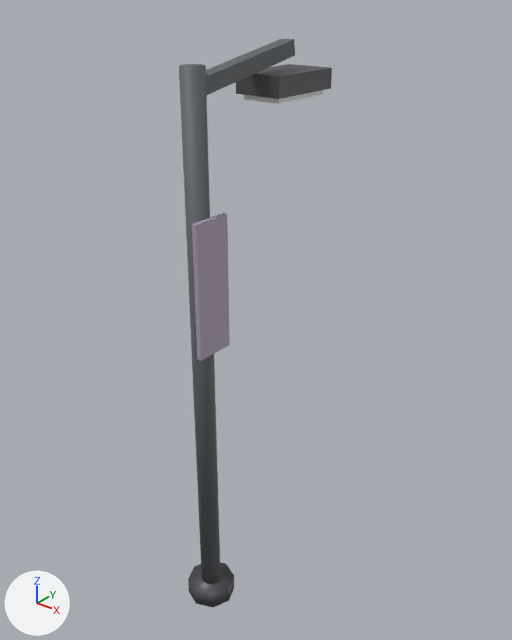
A saved change to the Blender file assets/source/prop_streetlight.blend.
Camera for both pictures: a camera (50 mm lens) standing at (3.49, -3.68, 5.34) and looking at (0.0, 0.68, 2.64). The lights are fixed; the arrows at lower left show +X, +Y and +Z. The older version comes first.

Script lines for the objects in view, before the commit:
```python
mat_ns_body_dark = principled_material('ns_body_dark')
mat_ns_body_dark.base_color = (0.13, 0.14, 0.15)  # dark grey #65696c
mat_ns_body_dark.metallic = 0.18
mat_ns_body_dark.roughness = 0.62
me_prop_streetlight_mesh = bpy.data.meshes.new('prop_streetlight_mesh')
me_prop_streetlight_mesh.from_pydata(...)  # 64 vertices, 44 faces; spans x -0.22..0.22, y -0.22..1.4, z 0.0..4.9
# faces by material slot: [16, 16, 6, 6]
me_prop_streetlight_mesh.materials.append(mat_ns_body_dark)  # dark grey #65696c
me_prop_streetlight_mesh.materials.append(mat_ns_trim)  # dark grey #555559
me_prop_streetlight_mesh.materials.append(mat_ns_energy_white)  # white #ecedec
me_prop_streetlight_mesh.materials.append(mat_ns_energy_violet)  # grey #ad9eb5
ob_prop_streetlight = bpy.data.objects.new('prop_streetlight', me_prop_streetlight_mesh)
ob_prop_streetlight.location = (0.0, 0.0, 0.0)
```
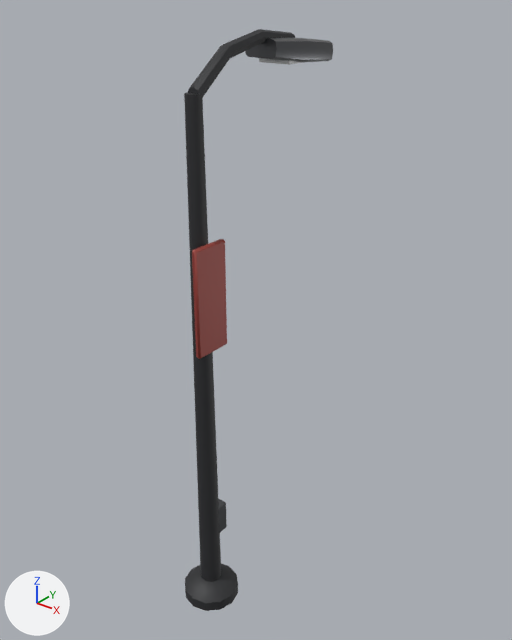
Pixel boxes (x1, y1, x2, y2) of what changed, in the pictures (512 x 640 px):
'prop_streetlight', recoloured, reshaped
    before: (179, 39, 332, 607)
    after: (184, 29, 333, 611)
part 1 of me_prop_streetlight_mesh, added
    after: (259, 58, 304, 65)
part 2 of me_prop_streetlight_mesh, rebuilt (12% narrower)
    before: (179, 64, 221, 584)
    after: (184, 92, 221, 582)
part 3 of me_prop_streetlight_mesh, rebuilt (15% wider, 7% taller)
    before: (188, 563, 234, 607)
    after: (185, 564, 238, 611)
part 4 of me_prop_streetlight_mesh, rebuilt
    before: (206, 39, 295, 95)
    after: (188, 29, 295, 98)
part 5 of me_prop_streetlight_mesh, rebuilt (8% narrower, 19% shorter)
    before: (192, 213, 230, 361)
    after: (192, 239, 227, 359)
part 6 of me_prop_streetlight_mesh, added
    after: (245, 37, 333, 62)
part 7 of me_prop_streetlight_mesh, added
    after: (218, 498, 227, 533)
part 8 of me_prop_streetlight_mesh, deleted
    before: (236, 64, 332, 99)
part 9 of me_prop_streetlight_mesh, deleted
    before: (244, 90, 323, 104)

Diff of the bpy script that builds the scene:
```diff
--- a/assets/source/prop_streetlight.blend.py
+++ b/assets/source/prop_streetlight.blend.py
@@ mat_ns_body_dark @@
 mat_ns_body_dark = principled_material('ns_body_dark')
-mat_ns_body_dark.base_color = (0.13, 0.14, 0.15)  # dark grey #65696c
+mat_ns_body_dark.base_color = (0.026, 0.027, 0.03)  # dark grey #2d2e30
 mat_ns_body_dark.metallic = 0.18
@@ mat_ns_paint_red @@
+mat_ns_paint_red = principled_material('ns_paint_red')
+mat_ns_paint_red.base_color = (0.32, 0.048, 0.036)  # red #993e35
+mat_ns_paint_red.metallic = 0.1
@@ mat_ns_body_light @@
+mat_ns_body_light = principled_material('ns_body_light')
+mat_ns_body_light.base_color = (0.136, 0.14, 0.148)  # dark grey #67696b
+mat_ns_body_light.metallic = 0.9
+mat_ns_body_light.roughness = 0.34
@@ me_prop_streetlight_mesh @@
 # used by ob_prop_streetlight; location = (0.0, 0.0, 0.0)
-me_prop_streetlight_mesh.from_pydata(...)  # 64 vertices, 44 faces; spans x -0.22..0.22, y -0.22..1.4, z 0.0..4.9
+me_prop_streetlight_mesh.from_pydata(...)  # 273 vertices, 214 faces; spans x -0.26..0.26, y -0.26..1.44, z 0.0..4.99
+# me_prop_streetlight_mesh part 1: a new loose piece, a box spanning x -0.145..0.145, y 0.91..1.41, z 4.74..4.77, in mat_ns_energy_white (light grey #e2e3e4)
+# me_prop_streetlight_mesh part 2: the loose piece of 16 vertices spanning x -0.09..0.09, y -0.09..0.09, z 0.0..4.8 is rebuilt with 30 vertices and now spans x -0.1..0.1, y -0.09..0.09, z 0.16..4.62
+# me_prop_streetlight_mesh part 3: the loose piece of 16 vertices spanning x -0.22..0.22, y -0.22..0.22, z 0.0..0.16 is rebuilt with 48 vertices and now spans x -0.26..0.26, y -0.26..0.26, z 0.0..0.2, in mat_ns_body_dark (dark grey #2d2e30)
+# me_prop_streetlight_mesh part 4: the loose piece of 8 vertices spanning x -0.06..0.06, y 0.0..1.1, z 4.6..4.9 is rebuilt with 32 vertices and now spans x -0.06..0.06, y 0.0..1.12, z 4.54..4.99
+# me_prop_streetlight_mesh part 5: the loose piece of 8 vertices spanning x 0.1..0.14, y -0.17..0.17, z 2.65..3.75 is rebuilt with 24 vertices and now spans x 0.08..0.12, y -0.17..0.17, z 2.65..3.55, in mat_ns_paint_red (red #993e35)
+# me_prop_streetlight_mesh part 6: a new loose piece of 51 vertices spanning x -0.21..0.21, y 0.74..1.44, z 4.72..4.93, in mat_ns_body_light (dark grey #67696b)
+# me_prop_streetlight_mesh part 7: a new loose piece of 24 vertices spanning x -0.08..0.08, y 0.04..0.16, z 0.71..1.01, in mat_ns_body_light (dark grey #67696b)
+# me_prop_streetlight_mesh part 8: the loose piece of 8 vertices spanning x -0.21..0.21, y 0.7..1.4, z 4.52..4.68 is deleted
+# me_prop_streetlight_mesh part 9: the loose piece of 8 vertices spanning x -0.17..0.17, y 0.75..1.35, z 4.47..4.53 is deleted
+# me_prop_streetlight_mesh part 10: the surface is now shaded smooth
+# other edits to the shape of me_prop_streetlight_mesh do not show in these pictures
 me_prop_streetlight_mesh.materials.append(mat_ns_body_dark)
-me_prop_streetlight_mesh.materials.append(mat_ns_trim)  # dark grey #555559
 me_prop_streetlight_mesh.materials.append(mat_ns_energy_white)
-me_prop_streetlight_mesh.materials.append(mat_ns_energy_violet)  # grey #ad9eb5
+me_prop_streetlight_mesh.materials.append(mat_ns_body_light)  # dark grey #67696b
+me_prop_streetlight_mesh.materials.append(mat_ns_paint_red)  # red #993e35
```
